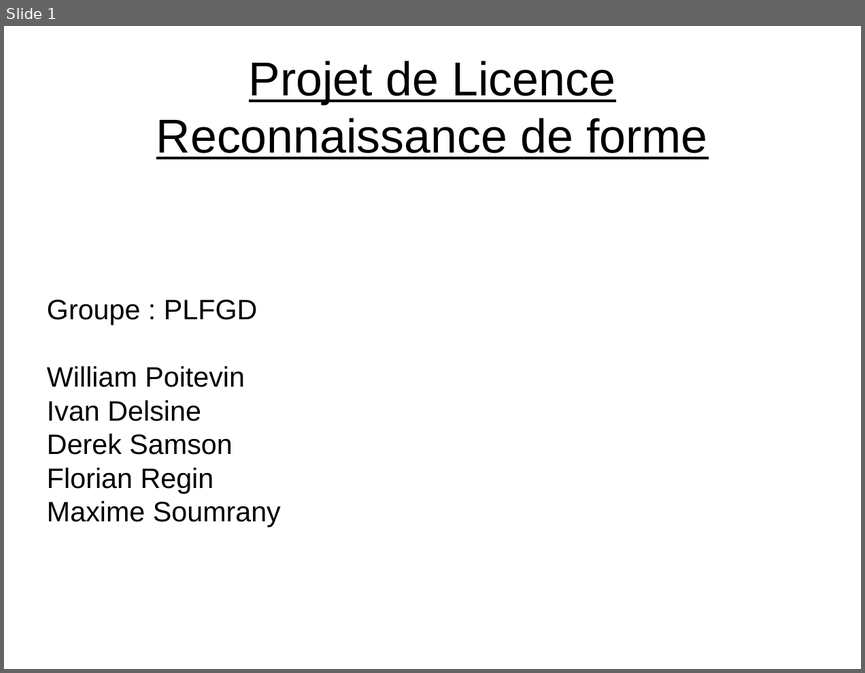
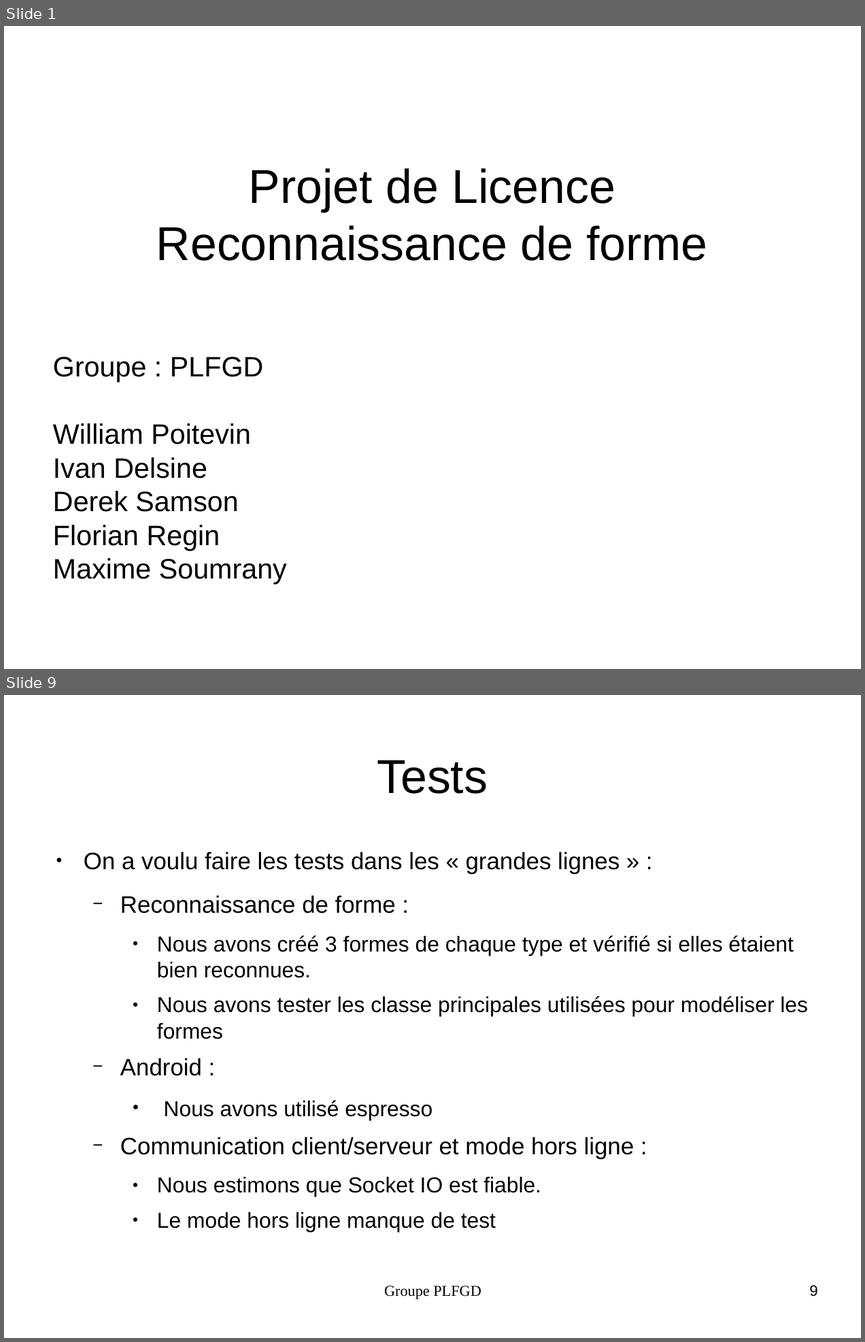
Before and after one commit to Ainorte/PLFGD, a slide deck: Documentation/Diapo.odp. Shown one above the other, each under a label of ours: slide 1 before the commit, slides 1 and 9 after it; the slides between them are not shown. The pictures are 865x673 and 865x1342 pixels, drawn with LibreOffice and Linux fonts; fonts in the diff are those of the drawing. Boxes give left, top, right and bottom in pixels: in the first picture for what was removed or moved away, otherwise in the second. Text is boxed around its words. In the diff, an @@ line names an element or a change of style, - is before the commit and + after.

```diff
--- a/Documentation/Diapo.odp
+++ b/Documentation/Diapo.odp
@@ slide 9 added at (x1=4, y1=695, x2=861, y2=1338), background #FFFFFF @@
@@ title added at (x1=377, y1=760, x2=487, y2=794), 44 pt, text #000000 @@
+Tests
@@ text added at (x1=84, y1=851, x2=793, y2=1232), 20 pt, text #000000 @@
+● On a voulu faire les tests dans les « grandes lignes » :
+  − Reconnaissance de forme :
+    ● Nous avons créé 3 formes de chaque type et vérifié si elles étaient bien reconnues.
+    ● Nous avons tester les classe principales utilisées pour modéliser les formes
+  − Android :
+    ● Nous avons utilisé espresso
+  − Communication client/serveur et mode hors ligne :
+    ● Nous estimons que Socket IO est fiable.
+    ● Le mode hors ligne manque de test
@@ text added at (x1=384, y1=1285, x2=481, y2=1299), 14 pt, text #000000 @@
+Groupe PLFGD
@@ page number added at (x1=809, y1=1285, x2=817, y2=1296), 14 pt, text #000000 @@
+9
@@ slide 1 changed as well @@
@@ title "Projet de Licence Reconnaissance de ..." moved from (x1=156, y1=61, x2=707, y2=159) to (x1=156, y1=168, x2=707, y2=261) @@
@@ title "Projet de Licence Reconnaissance de ..." at (x1=156, y1=168, x2=707, y2=261): underline off @@
@@ subtitle "Groupe : PLFGD" moved from (x1=47, y1=299, x2=281, y2=527) to (x1=53, y1=356, x2=287, y2=584) @@
```
Also in this commit, not shown: 1 other slide changed, 8 other slides added, 5 slides removed.
